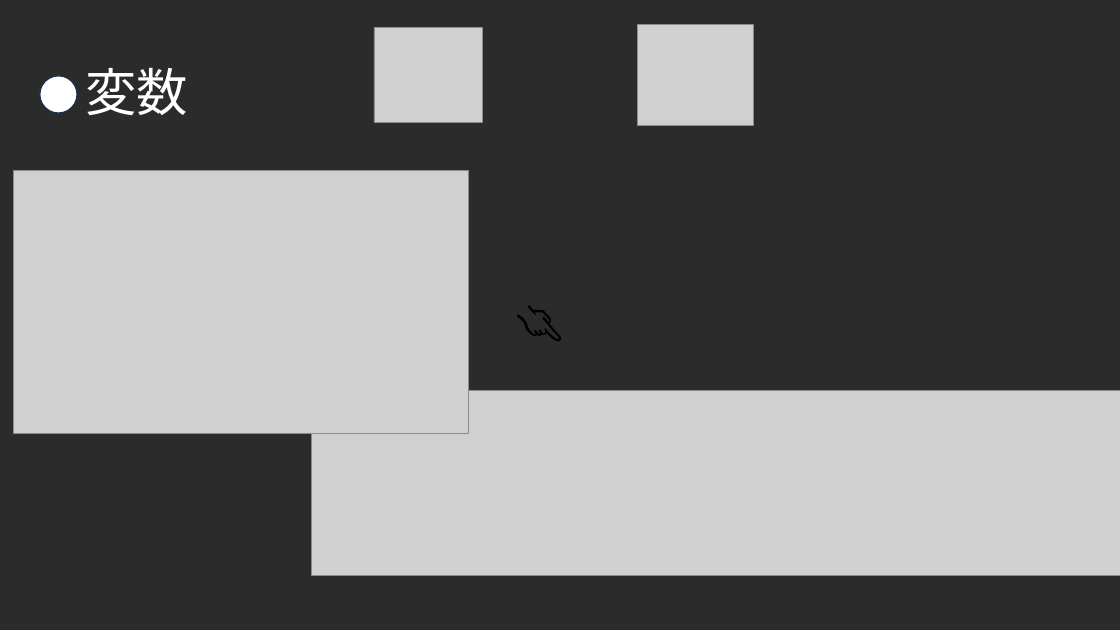
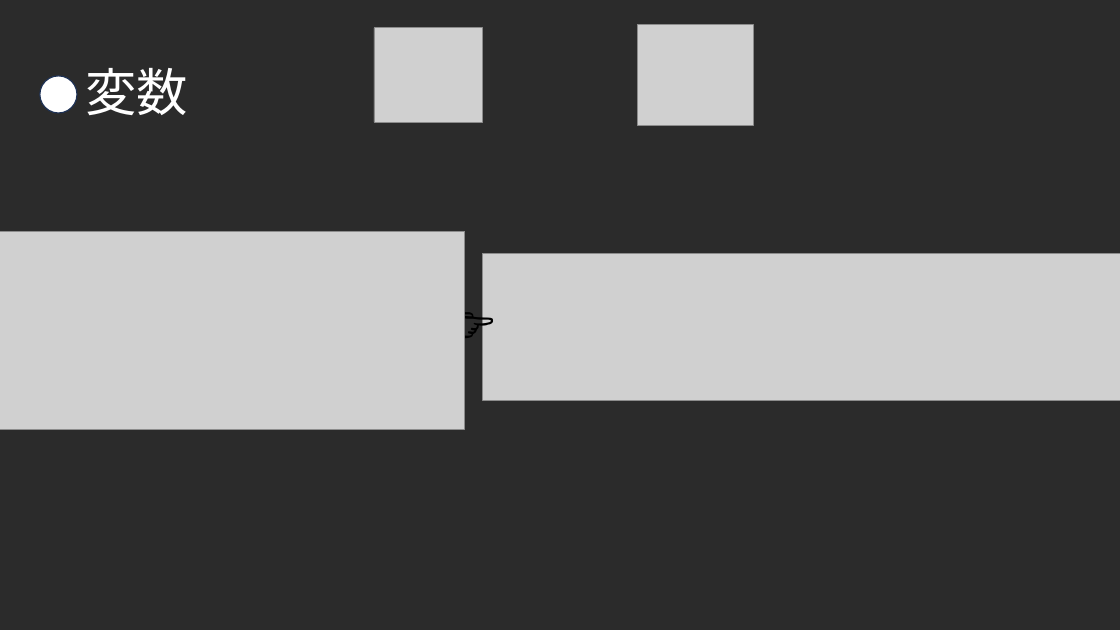
Before and after one commit to 2kenneko/SynClock, a slide deck: slide 4 of assets/Dev/VuetoReact.pptx. Drawn at 1120x630 pixels with LibreOffice and Linux fonts; fonts in the diff are those of the drawing; grey boxes stand for pictures; background and template pictures are left out; a plain dark background stands for a picture behind light text. Boxes give left, top, right and bottom in pixels: in the first picture for what was removed or moved away, otherwise in the second. Text is boxed around its words. In the diff, an @@ line names an element or a change of style, - is before the commit and + after.

```diff
--- a/assets/Dev/VuetoReact.pptx
+++ b/assets/Dev/VuetoReact.pptx
@@ picture: place and size @@
-picture at (13,171,469,433)
+picture at (0,231,465,429)
@@ picture: place and size @@
-picture at (312,390,1120,576)
+picture at (483,253,1120,400)
@@ text "👉": place and size @@
-text "👉" at (483,267,620,404)
+text "👉" at (435,276,531,374)
@@ text "👉" at (435,276,531,374): rotation 46 to 0 degrees @@
```
Also in this commit, not shown: 4 other slides changed, 12 slides added, 3 slides removed, 3 other files.
